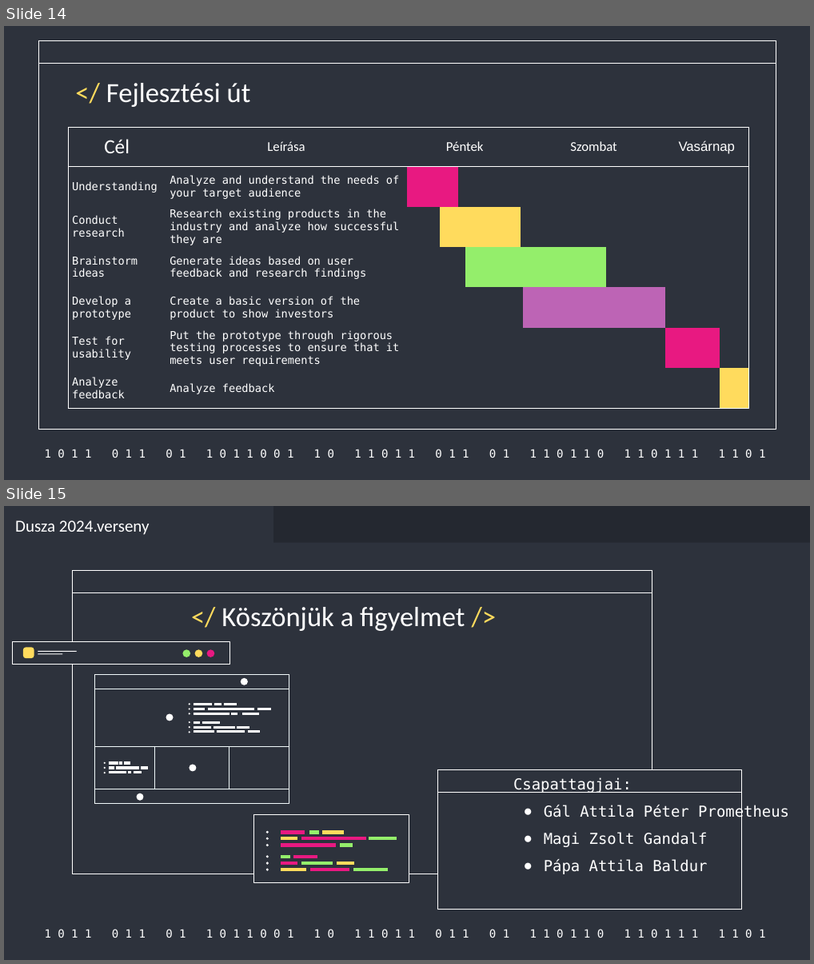
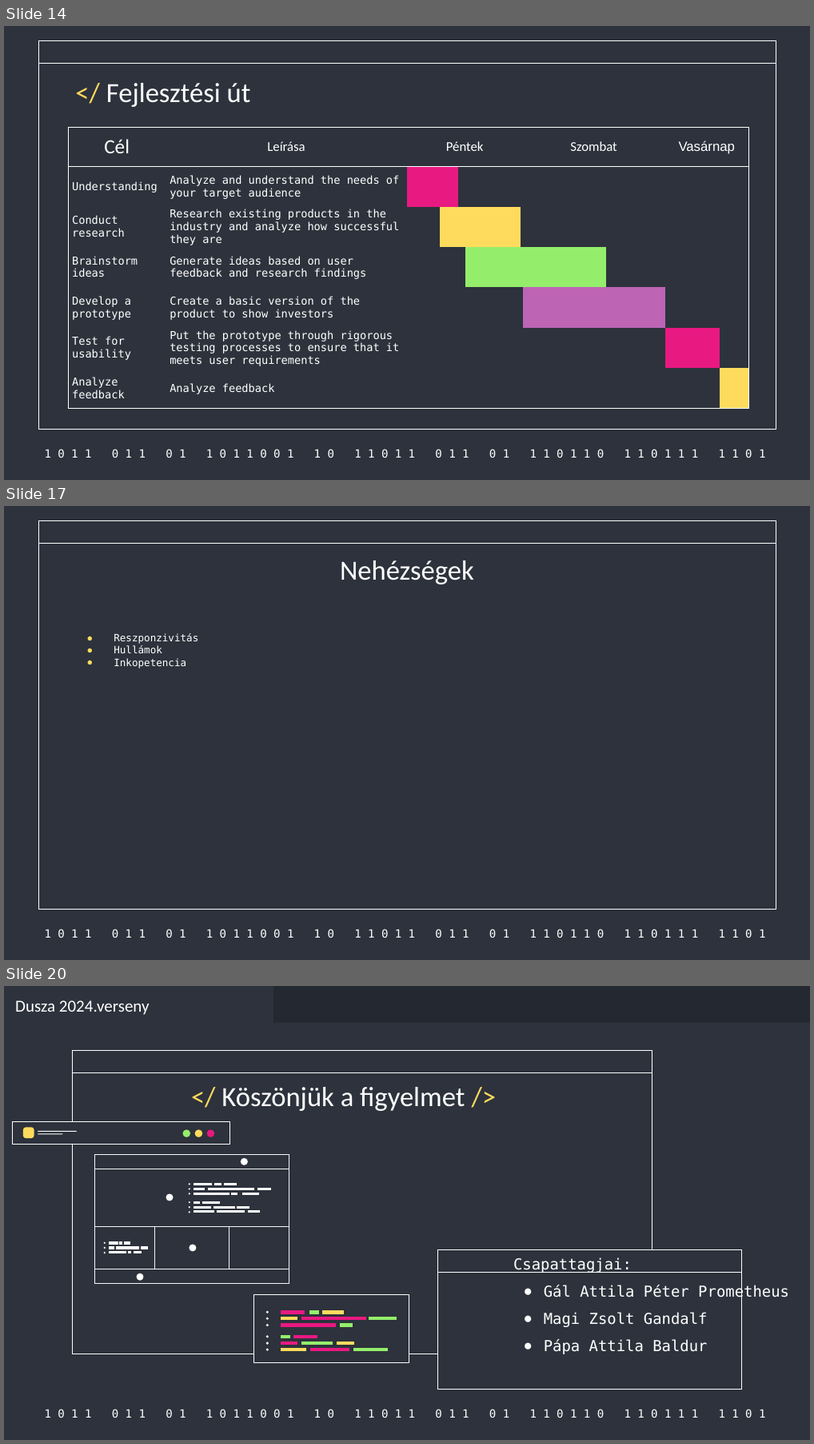
Before and after one commit to Acsilaa/dusza2024-25, a slide deck: Hell yeah ppt.pptx. Shown one above the other, each under a label of ours: slides 14 and 15 before the commit, slides 14, 17 and 20 after it; the slides between them are not shown. The pictures are 814x964 and 814x1444 pixels, drawn with LibreOffice and Linux fonts; fonts in the diff are those of the drawing. Boxes give left, top, right and bottom in pixels: in the first picture for what was removed or moved away, otherwise in the second. Text is boxed around its words. In the diff, an @@ line names an element or a change of style, - is before the commit and + after.

```diff
--- a/Hell yeah ppt.pptx
+++ b/Hell yeah ppt.pptx
@@ slide 17 added at [4, 506, 810, 960], background #2D323C; not listed: 3 template elements that a slide beside it also shows @@
@@ title added at [340, 560, 474, 584], 33 pt, text #FFFFFF @@
+Nehézségek
@@ text added at [114, 633, 198, 668], 12 pt, text #FFFFFF @@
+● Reszponzivitás
+● Hullámok
+● Inkopetencia
@@ what was slide 15 is now slide 20 @@
```
Also in this commit, not shown: 4 other slides added.
